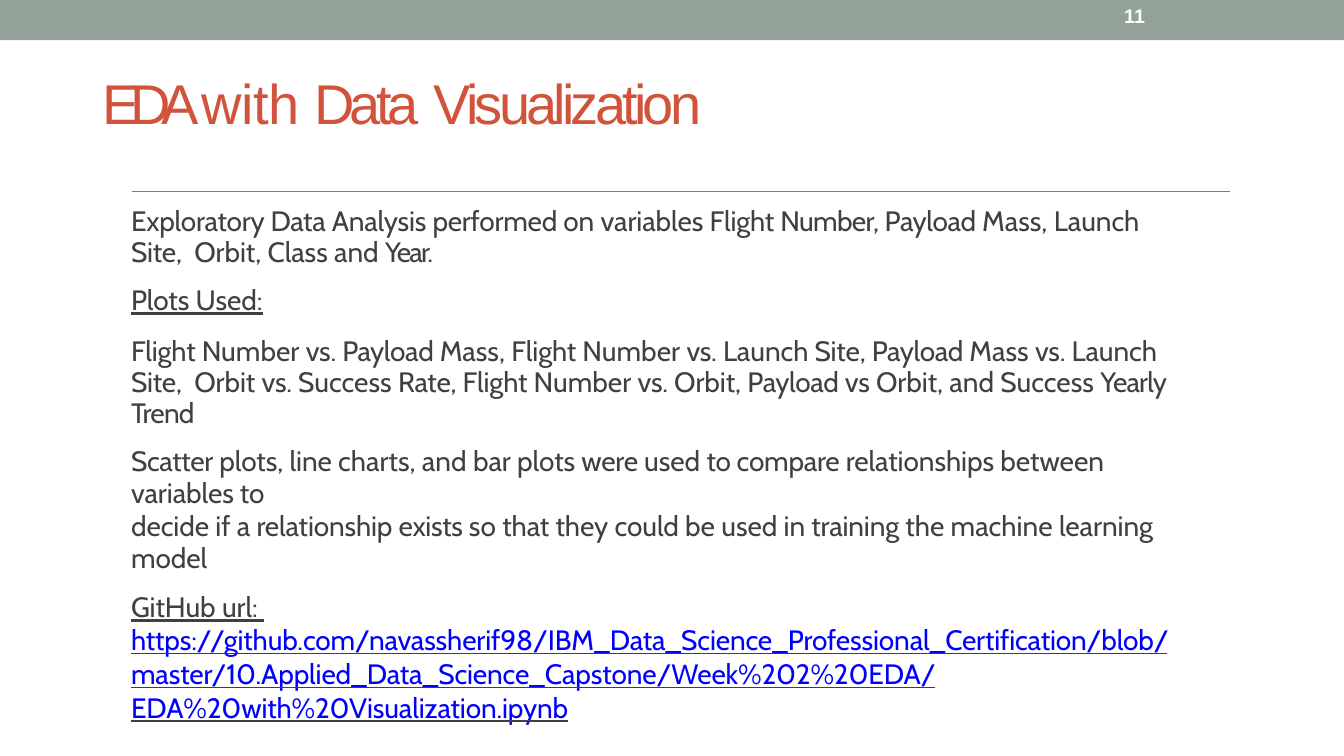
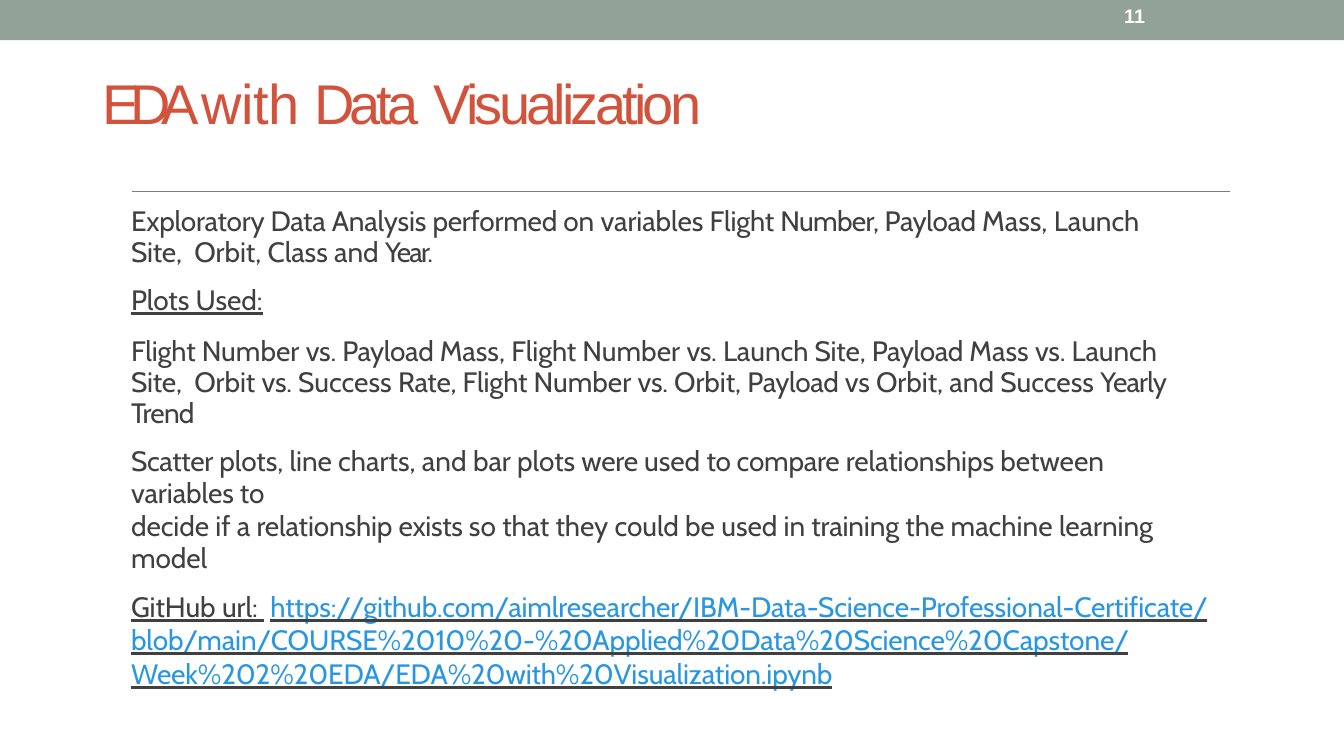
Before and after one commit to aimlresearcher/IBM-Data-Science-Professional-Certificate, a slide deck: slide 11 of COURSE 10 - Applied Data Science Capstone/Week 5 Present Your Data-Driven Insights/Data Science Journey.pptx. Drawn at 1344x756 pixels with LibreOffice and Linux fonts; fonts in the diff are those of the drawing. Boxes give left, top, right and bottom in pixels: in the first picture for what was removed or moved away, otherwise in the second. Text is boxed around its words. In the diff, an @@ line names an element or a change of style, - is before the commit and + after.

Commit message:
Data Science

```diff
--- a/COURSE 10 - Applied Data Science Capstone/Week 5 Present Your Data-Driven Insights/Data Science Journey.pptx
+++ b/COURSE 10 - Applied Data Science Capstone/Week 5 Present Your Data-Driven Insights/Data Science Journey.pptx
@@ text at bbox=[131, 596, 1208, 690]: text changed; text colour #0000FF to #2996E1 @@
-GitHub url: https://github.com/navassherif98/IBM_Data_Science_Professional_Certification/blob/master/10.Applied_Data_Science_Capstone/Week%202%20EDA/EDA%20with%20Visualization.ipynb
+GitHub url: https://github.com/aimlresearcher/IBM-Data-Science-Professional-Certificate/blob/main/COURSE%2010%20-%20Applied%20Data%20Science%20Capstone/Week%202%20EDA/EDA%20with%20Visualization.ipynb
```
Also in this commit, not shown: 9 other slides changed, 1 other file.
